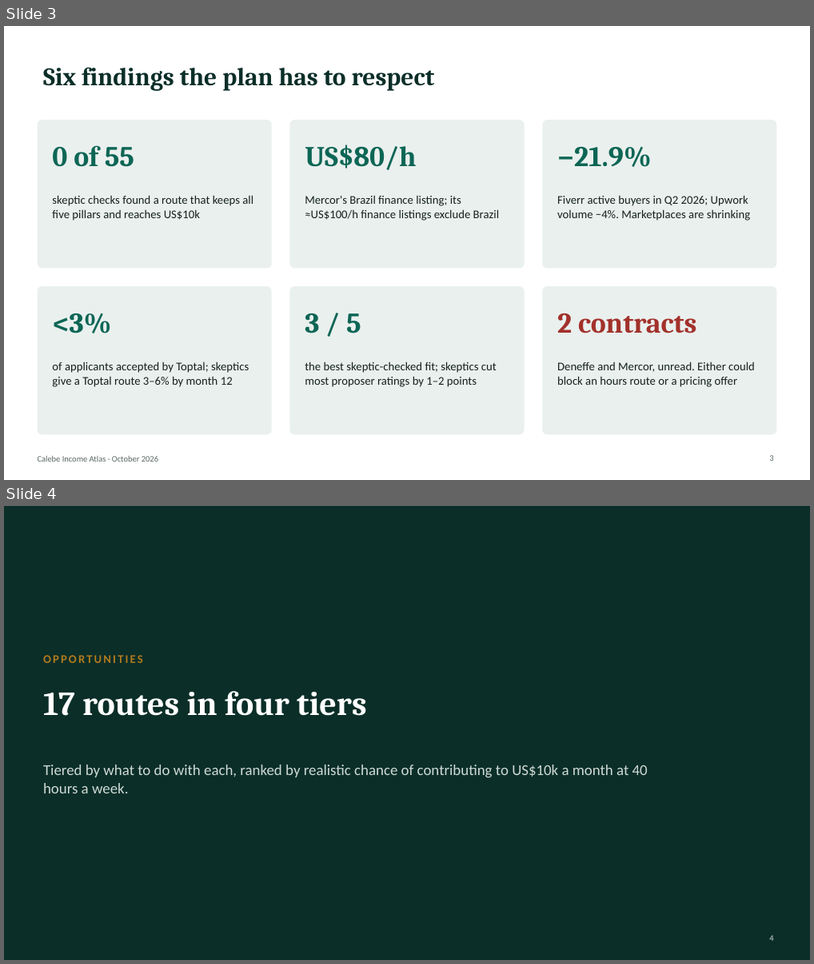
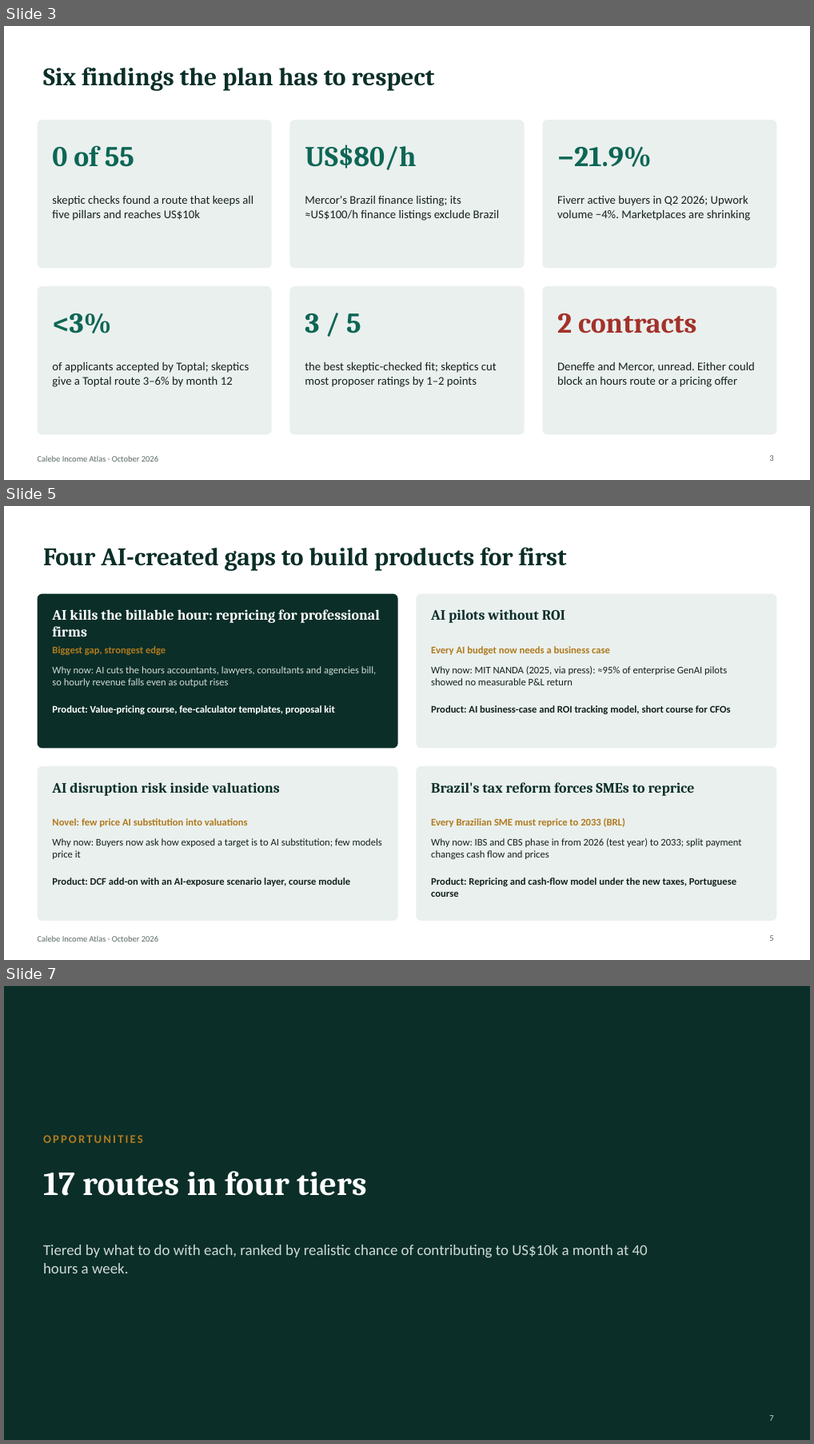
Before and after one commit to algarcalebe-web/legendary-bassoon, a slide deck: research/Calebe_Income_Atlas.pptx. Shown one above the other, each under a label of ours: slides 3 and 4 before the commit, slides 3, 5 and 7 after it; the slides between them are not shown. The pictures are 814x964 and 814x1444 pixels, drawn with LibreOffice and Linux fonts; fonts in the diff are those of the drawing. Boxes give left, top, right and bottom in pixels: in the first picture for what was removed or moved away, otherwise in the second. Text is boxed around its words. In the diff, an @@ line names an element or a change of style, - is before the commit and + after.

```diff
--- a/research/Calebe_Income_Atlas.pptx
+++ b/research/Calebe_Income_Atlas.pptx
@@ slide 5 added at [4, 506, 810, 960], background #FFFFFF; not listed: 1 template element that a slide beside it also shows @@
@@ title added at [43, 547, 567, 571], 30 pt, text #0B2E28, bold @@
+Four AI-created gaps to build products for first
@@ rounded rectangle added at [38, 594, 398, 748], fill #0B2E28 @@
@@ rounded rectangle added at [417, 594, 778, 748], fill #EAF0EE @@
@@ text added at [52, 609, 380, 636], 17 pt, text #FFFFFF, bold @@
+AI kills the billable hour: repricing for professional firms
@@ text added at [431, 609, 566, 623], 17 pt, text #0B2E28, bold @@
+AI pilots without ROI
@@ text added at [52, 646, 166, 655], 12 pt, text #B07A1E, bold @@
+Biggest gap, strongest edge
@@ text added at [431, 646, 610, 655], 12 pt, text #B07A1E, bold @@
+Every AI budget now needs a business case
@@ text added at [52, 666, 376, 687], 12 pt, text #CFDAD5 @@
+Why now: AI cuts the hours accountants, lawyers, consultants and agencies bill, so hourly revenue falls even as output rises
@@ text added at [431, 666, 727, 685], 12 pt, text #14211D @@
+Why now: MIT NANDA (2025, via press): ≈95% of enterprise GenAI pilots showed no measurable P&L return
@@ text added at [52, 705, 334, 714], 12 pt, text #FFFFFF, bold @@
+Product: Value-pricing course, fee-calculator templates, proposal kit
@@ text added at [431, 705, 731, 714], 12 pt, text #14211D, bold @@
+Product: AI business-case and ROI tracking model, short course for CFOs
@@ rounded rectangle added at [38, 766, 398, 920], fill #EAF0EE @@
@@ rounded rectangle added at [417, 766, 778, 920], fill #EAF0EE @@
@@ text added at [52, 782, 280, 796], 17 pt, text #0B2E28, bold @@
+AI disruption risk inside valuations
@@ text added at [431, 782, 695, 796], 17 pt, text #0B2E28, bold @@
+Brazil's tax reform forces SMEs to reprice
@@ text added at [52, 818, 248, 827], 12 pt, text #B07A1E, bold @@
+Novel: few price AI substitution into valuations
@@ text added at [52, 838, 382, 859], 12 pt, text #14211D @@
+Why now: Buyers now ask how exposed a target is to AI substitution; few models price it
@@ text added at [431, 818, 626, 827], 12 pt, text #B07A1E, bold @@
+Every Brazilian SME must reprice to 2033 (BRL)
@@ text added at [431, 838, 742, 859], 12 pt, text #14211D @@
+Why now: IBS and CBS phase in from 2026 (test year) to 2033; split payment changes cash flow and prices
@@ text added at [52, 877, 350, 886], 12 pt, text #14211D, bold @@
+Product: DCF add-on with an AI-exposure scenario layer, course module
@@ text added at [431, 877, 737, 896], 12 pt, text #14211D, bold @@
+Product: Repricing and cash-flow model under the new taxes, Portuguese course
@@ page number added at [770, 935, 774, 940], 10 pt, text #5A6964 @@
+5
@@ what was slide 4 is now slide 7 @@
@@ page number at [770, 1415, 774, 1420]: text changed @@
-4
+7
```
Also in this commit, not shown: 4 slides changed, 2 other slides added, 2 other files.
